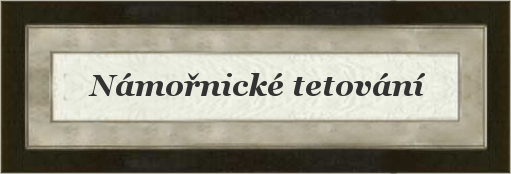
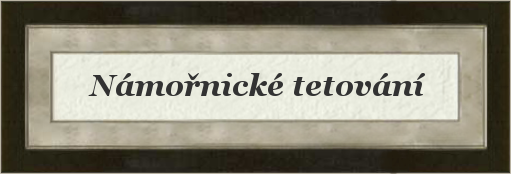
Layers edited between the first and the second 511 x 174 image:
painted on "Card" over [30, 33, 488, 141]
